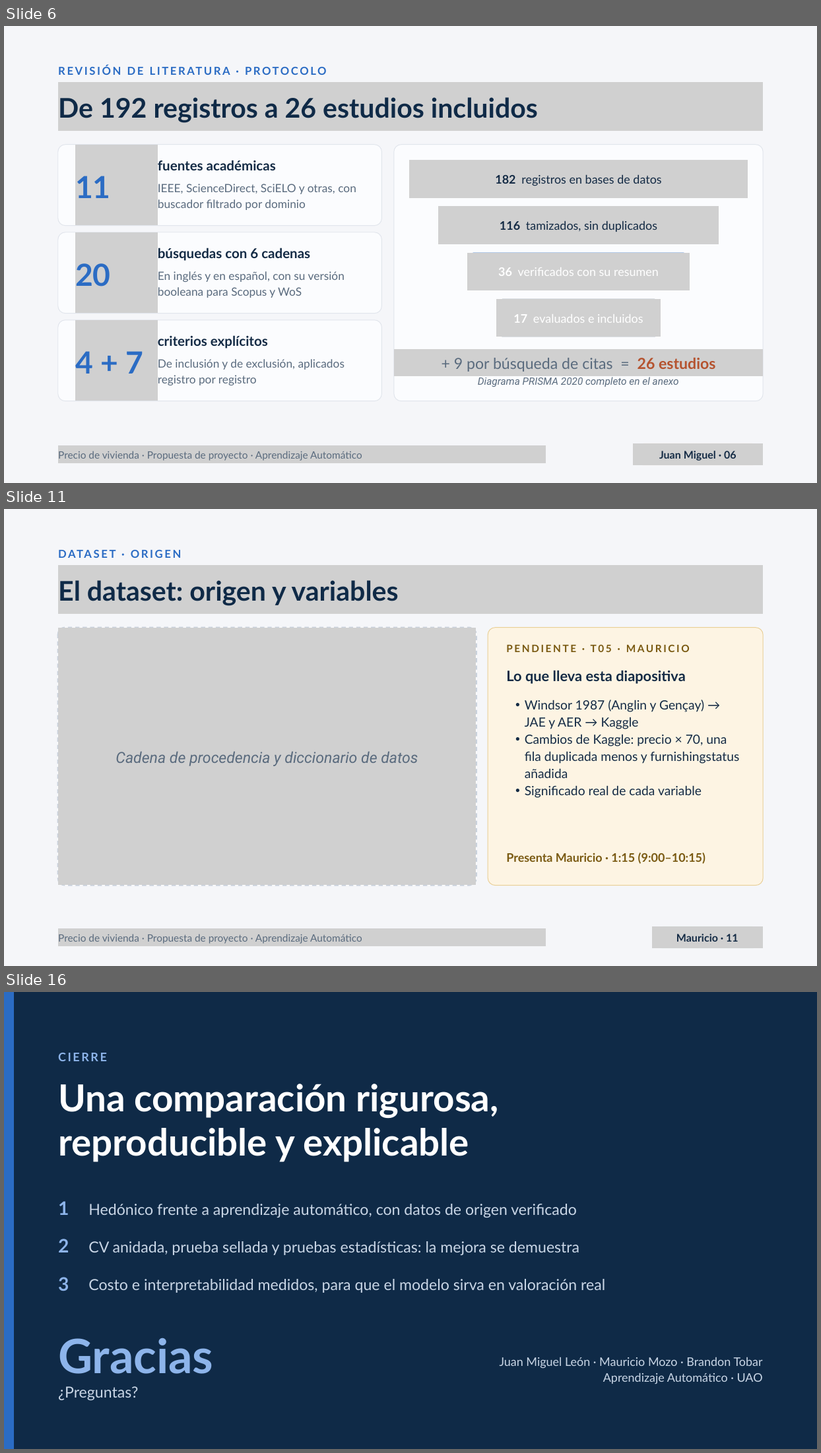
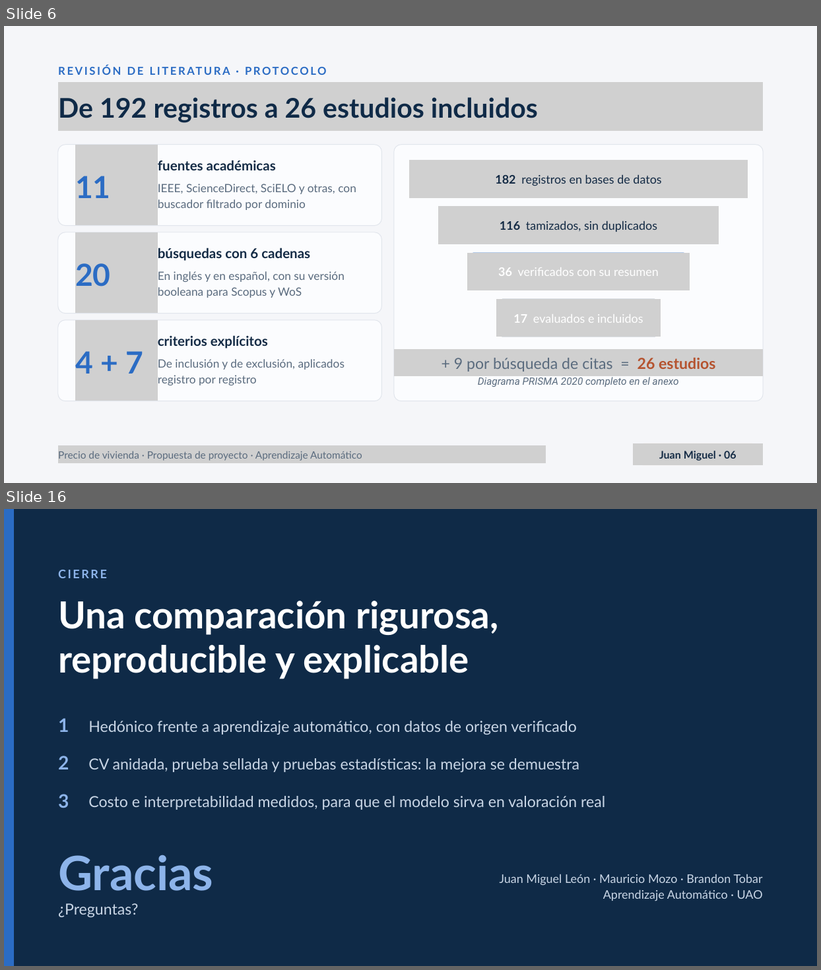
Before and after one commit to Juanm0331123/ml-precio-vivienda, a slide deck: docs/entregable_1/Propuesta_ML_Precio_Vivienda.pptx. Shown one above the other, each under a label of ours: slides 6, 11 and 16 before the commit, slides 6 and 16 after it; the slides between them are not shown. The pictures are 821x1453 and 821x970 pixels, drawn with LibreOffice and Linux fonts; fonts in the diff are those of the drawing; grey boxes stand for pictures. Boxes give left, top, right and bottom in pixels: in the first picture for what was removed or moved away, otherwise in the second. Text is boxed around its words. In the diff, an @@ line names an element or a change of style, - is before the commit and + after.

Commit message:
T13: versión final de las diapositivas exportada desde Canva

```diff
--- a/docs/entregable_1/Propuesta_ML_Precio_Vivienda.pptx
+++ b/docs/entregable_1/Propuesta_ML_Precio_Vivienda.pptx
@@ slide 11 removed at (4, 509, 817, 966), background #F5F6F9 @@
@@ text removed at (58, 545, 762, 565) @@
-DATASET · ORIGEN
@@ picture removed at (58, 565, 762, 614) @@
@@ text removed at (58, 580, 399, 606) @@
-El dataset: origen y variables
@@ freeform shape removed at (57, 627, 477, 886) @@
@@ picture removed at (58, 628, 476, 885) @@
@@ freeform shape removed at (488, 628, 763, 886) @@
@@ text removed at (506, 644, 690, 652) @@
-PENDIENTE · T05 · MAURICIO
@@ text removed at (506, 670, 686, 684) @@
-Lo que lleva esta diapositiva
@@ text removed at (525, 700, 739, 798) @@
-  • Windsor 1987 (Anglin y Gençay) → JAE y AER → Kaggle
-  • Cambios de Kaggle: precio × 70, una fila duplicada menos y furnishingstatus añadida
-  • Significado real de cada variable
@@ text removed at (116, 752, 418, 766) @@
-Cadena de procedencia y diccionario de datos
@@ text removed at (506, 853, 706, 864) @@
-Presenta Mauricio · 1:15 (9:00–10:15)
@@ picture removed at (58, 929, 546, 947) @@
@@ text removed at (58, 934, 362, 944) @@
-Precio de vivienda · Propuesta de proyecto · Aprendizaje Automático
@@ freeform shape removed at (652, 927, 762, 949) @@
@@ picture removed at (652, 927, 762, 949) @@
@@ text removed at (677, 934, 739, 942) @@
-Mauricio · 11
```
Also in this commit, not shown: 6 slides changed, 3 slides added, 2 other slides removed, 1 other file.
